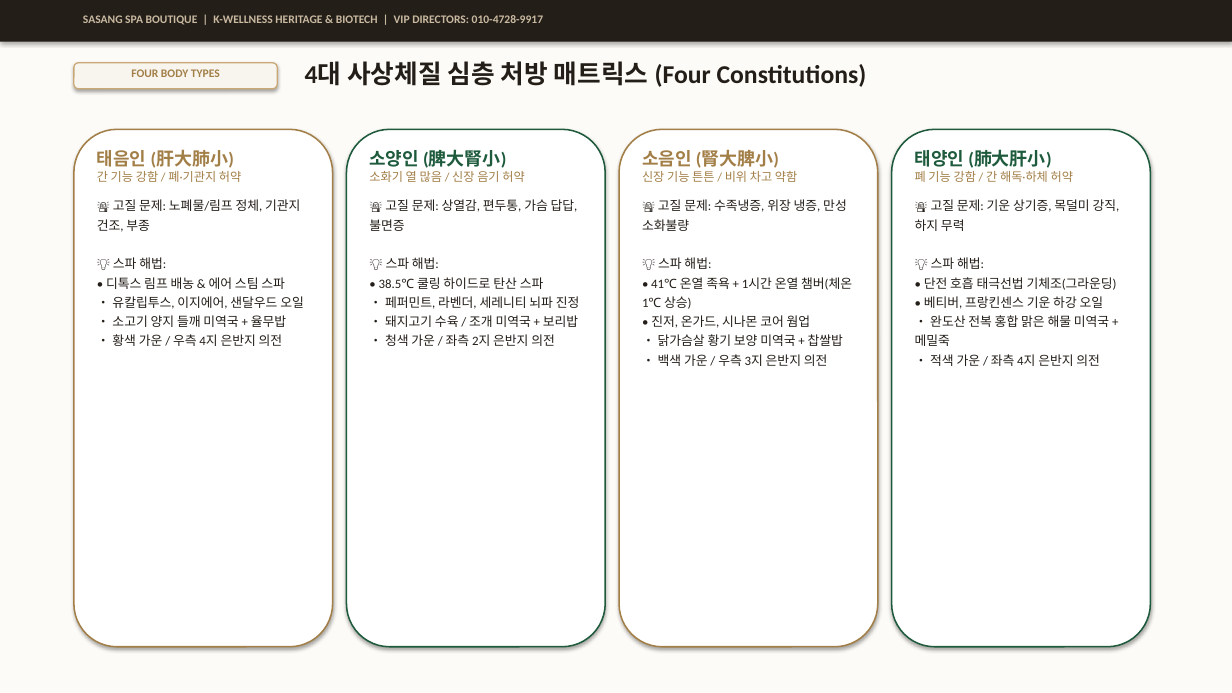
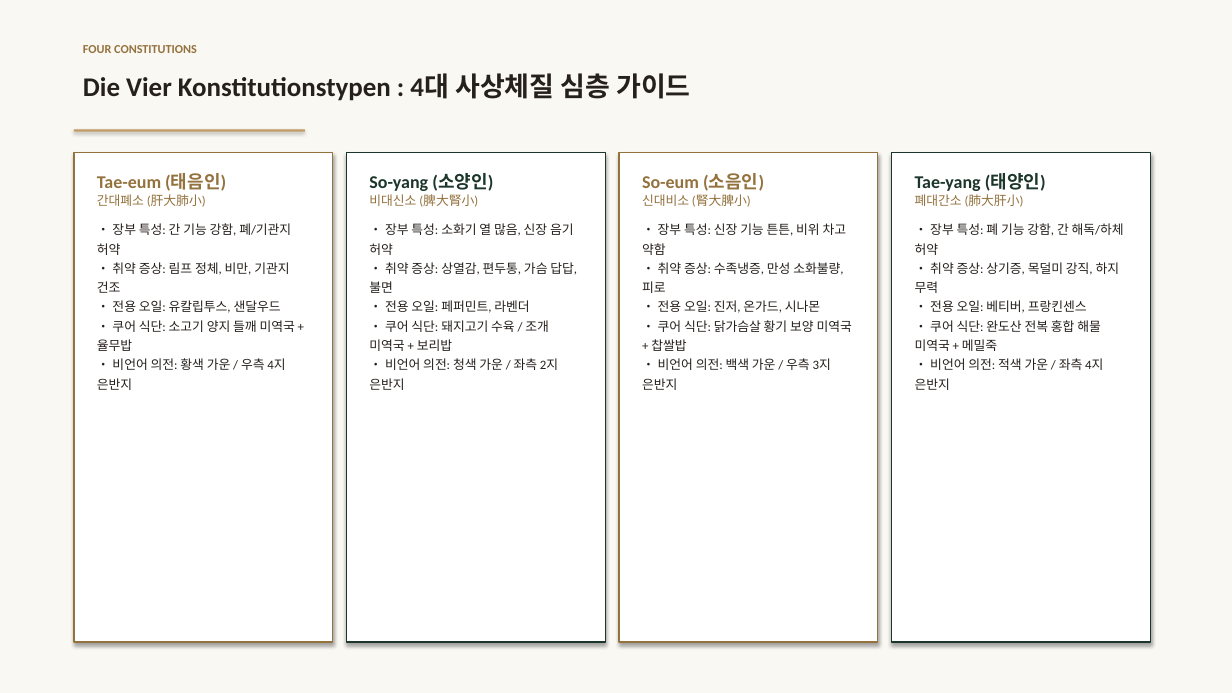
Before and after one commit to ryujean77/ryujean-slides, a slide deck: slide 6 of sasang-spa/사상체질_프리미엄_스파_프로젝트_제안서_발표자료.pptx (slide 4 before the commit). Drawn at 1232x693 pixels with LibreOffice and Linux fonts; fonts in the diff are those of the drawing. Boxes give left, top, right and bottom in pixels: in the first picture for what was removed or moved away, otherwise in the second. Text is boxed around its words. In the diff, an @@ line names an element or a change of style, - is before the commit and + after.

Commit message:
feat: 유럽 정통 메디컬 쿠어(Kurprogramm 2026/27) 브로셔 스타일로 PPTX 발표자료 전면 리디자인 배포

```diff
--- a/sasang-spa/사상체질_프리미엄_스파_프로젝트_제안서_발표자료.pptx
+++ b/sasang-spa/사상체질_프리미엄_스파_프로젝트_제안서_발표자료.pptx
@@ rectangle at (x1=0, y1=0, x2=1232, y2=693): fill #FDFBF7 to #FAF8F3 @@
@@ rectangle removed at (x1=0, y1=0, x2=1232, y2=42) @@
@@ text removed at (x1=83, y1=15, x2=543, y2=25) @@
-SASANG SPA BOUTIQUE | K-WELLNESS HERITAGE & BIOTECH | VIP DIRECTORS: 010-4728-9917
@@ text added at (x1=83, y1=45, x2=197, y2=53), 9.5 pt, text #94723E, bold @@
+FOUR CONSTITUTIONS
@@ rounded rectangle removed at (x1=74, y1=63, x2=277, y2=89) @@
@@ text at (x1=83, y1=73, x2=690, y2=101): text changed; size 20 to 21 pt; text colour #241E19 to #26201C @@
-4대 사상체질 심층 처방 매트릭스 (Four Constitutions)
+Die Vier Konstitutionstypen : 4대 사상체질 심층 가이드
@@ text removed at (x1=131, y1=69, x2=220, y2=77) @@
-FOUR BODY TYPES
@@ rounded rectangle removed at (x1=74, y1=129, x2=333, y2=647) @@
@@ rectangle added at (x1=74, y1=129, x2=305, y2=132), fill #C29B62 @@
@@ rounded rectangle removed at (x1=347, y1=129, x2=605, y2=647) @@
@@ rounded rectangle removed at (x1=619, y1=129, x2=878, y2=647) @@
@@ rounded rectangle removed at (x1=892, y1=129, x2=1151, y2=647) @@
@@ rectangle added at (x1=74, y1=152, x2=333, y2=642), fill #FFFFFF, outline #94723E 1 pt @@
@@ text at (x1=97, y1=174, x2=295, y2=390): text changed; text colour #241E19 to #26201C @@
-태음인 (肝大肺小)
-간 기능 강함 / 폐·기관지 허약
-🚨 고질 문제: 노폐물/림프 정체, 기관지 건조, 부종
-💡 스파 해법:
-• 디톡스 림프 배농 & 에어 스팀 스파
-• 유칼립투스, 이지에어, 샌달우드 오일
-• 소고기 양지 들깨 미역국 + 율무밥
-• 황색 가운 / 우측 4지 은반지 의전
+Tae-eum (태음인)
+간대폐소 (肝大肺小)
+• 장부 특성: 간 기능 강함, 폐/기관지 허약
+• 취약 증상: 림프 정체, 비만, 기관지 건조
+• 전용 오일: 유칼립투스, 샌달우드
+• 쿠어 식단: 소고기 양지 들깨 미역국 + 율무밥
+• 비언어 의전: 황색 가운 / 우측 4지 은반지
@@ rectangle added at (x1=347, y1=152, x2=605, y2=642), fill #FFFFFF, outline #1C362B 1 pt @@
@@ text at (x1=369, y1=174, x2=577, y2=390): text changed; text colour #241E19 to #26201C @@
-소양인 (脾大腎小)
-소화기 열 많음 / 신장 음기 허약
-🚨 고질 문제: 상열감, 편두통, 가슴 답답, 불면증
-💡 스파 해법:
-• 38.5℃ 쿨링 하이드로 탄산 스파
-• 페퍼민트, 라벤더, 세레니티 뇌파 진정
-• 돼지고기 수육 / 조개 미역국 + 보리밥
-• 청색 가운 / 좌측 2지 은반지 의전
+So-yang (소양인)
+비대신소 (脾大腎小)
+• 장부 특성: 소화기 열 많음, 신장 음기 허약
+• 취약 증상: 상열감, 편두통, 가슴 답답, 불면
+• 전용 오일: 페퍼민트, 라벤더
+• 쿠어 식단: 돼지고기 수육 / 조개 미역국 + 보리밥
+• 비언어 의전: 청색 가운 / 좌측 2지 은반지
@@ rectangle added at (x1=619, y1=152, x2=878, y2=642), fill #FFFFFF, outline #94723E 1 pt @@
@@ text at (x1=642, y1=174, x2=852, y2=390): text changed; text colour #241E19 to #26201C @@
-소음인 (腎大脾小)
-신장 기능 튼튼 / 비위 차고 약함
-🚨 고질 문제: 수족냉증, 위장 냉증, 만성 소화불량
-💡 스파 해법:
-• 41℃ 온열 족욕 + 1시간 온열 챔버(체온 1℃ 상승)
-• 진저, 온가드, 시나몬 코어 웜업
-• 닭가슴살 황기 보양 미역국 + 찹쌀밥
-• 백색 가운 / 우측 3지 은반지 의전
+So-eum (소음인)
+신대비소 (腎大脾小)
+• 장부 특성: 신장 기능 튼튼, 비위 차고 약함
+• 취약 증상: 수족냉증, 만성 소화불량, 피로
+• 전용 오일: 진저, 온가드, 시나몬
+• 쿠어 식단: 닭가슴살 황기 보양 미역국 + 찹쌀밥
+• 비언어 의전: 백색 가운 / 우측 3지 은반지
@@ rectangle added at (x1=892, y1=152, x2=1151, y2=642), fill #FFFFFF, outline #1C362B 1 pt @@
@@ text at (x1=915, y1=174, x2=1124, y2=390): text changed; text colour #241E19 to #26201C @@
-태양인 (肺大肝小)
-폐 기능 강함 / 간 해독·하체 허약
-🚨 고질 문제: 기운 상기증, 목덜미 강직, 하지 무력
-💡 스파 해법:
-• 단전 호흡 태극선법 기체조(그라운딩)
-• 베티버, 프랑킨센스 기운 하강 오일
-• 완도산 전복 홍합 맑은 해물 미역국 + 메밀죽
-• 적색 가운 / 좌측 4지 은반지 의전
+Tae-yang (태양인)
+폐대간소 (肺大肝小)
+• 장부 특성: 폐 기능 강함, 간 해독/하체 허약
+• 취약 증상: 상기증, 목덜미 강직, 하지 무력
+• 전용 오일: 베티버, 프랑킨센스
+• 쿠어 식단: 완도산 전복 홍합 해물 미역국 + 메밀죽
+• 비언어 의전: 적색 가운 / 좌측 4지 은반지
```
Also in this commit, not shown: 6 other slides changed, 2 slides added, 3 slides removed.
